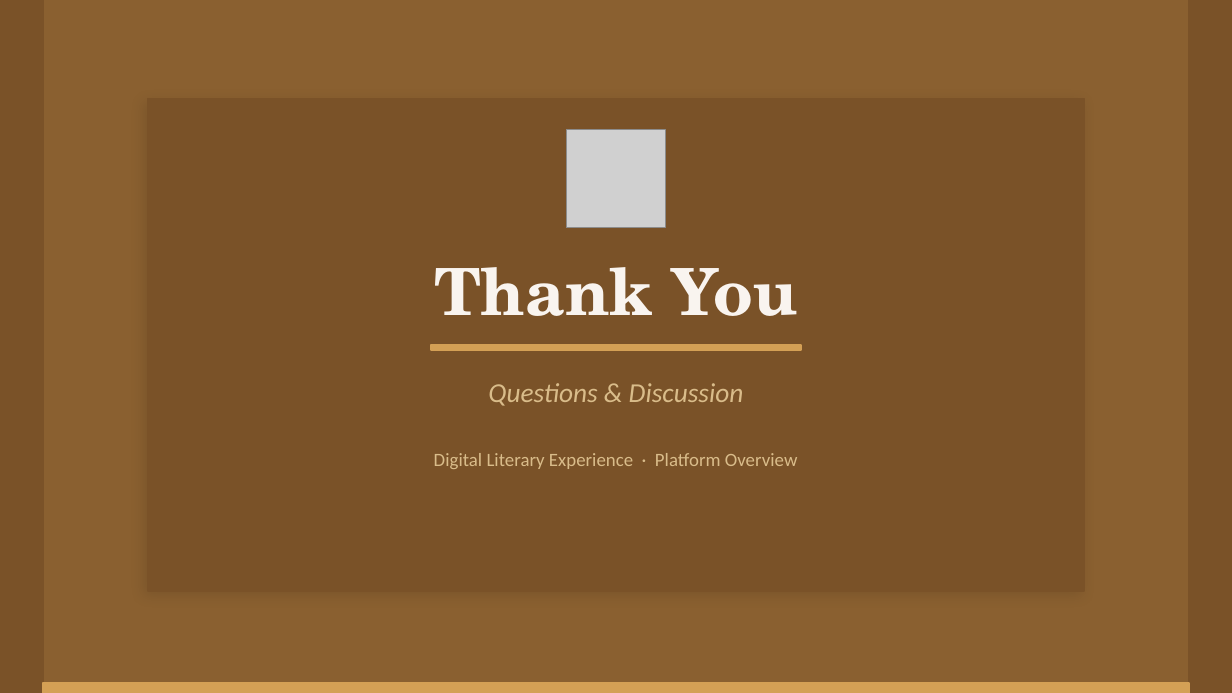
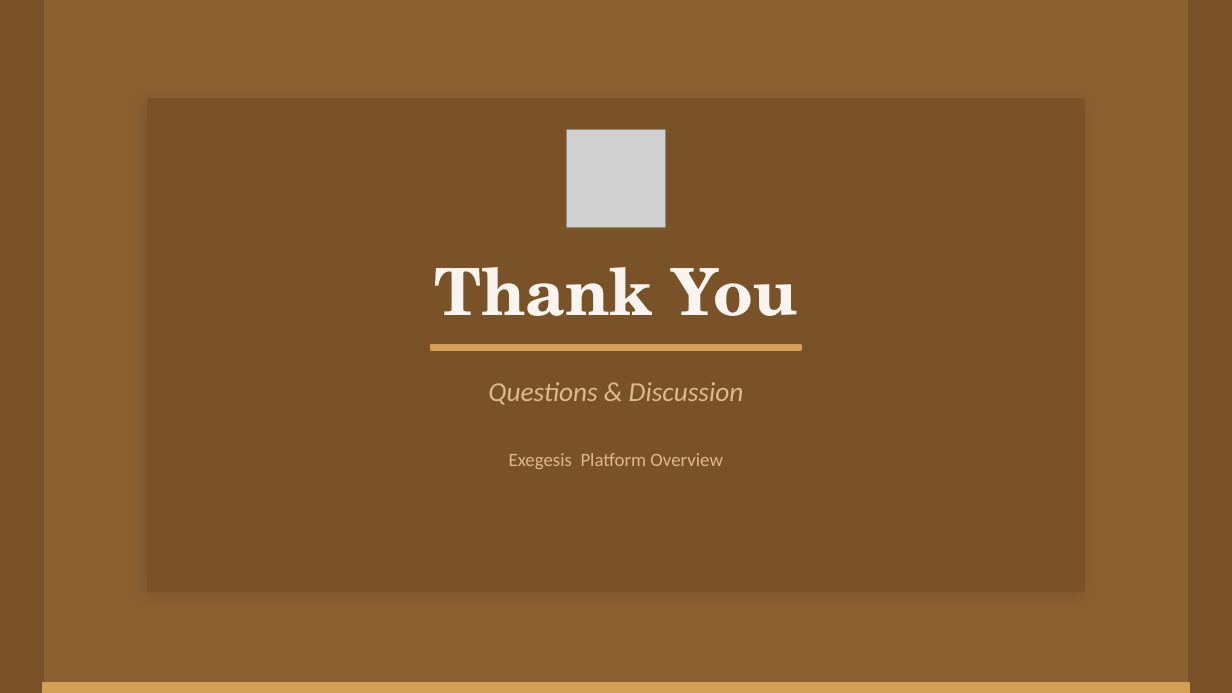
Before and after one commit to hemalchavda123/Digital-Literary-Experience-, a slide deck: slide 6 of DLE_Presentation_v3.pptx (slide 7 before the commit). Drawn at 1232x693 pixels with LibreOffice and Linux fonts; fonts in the diff are those of the drawing; grey boxes stand for pictures. Boxes give left, top, right and bottom in pixels: in the first picture for what was removed or moved away, otherwise in the second. Text is boxed around its words. In the diff, an @@ line names an element or a change of style, - is before the commit and + after.

```diff
--- a/DLE_Presentation_v3.pptx
+++ b/DLE_Presentation_v3.pptx
@@ text at box(509, 453, 723, 469): text changed @@
-Digital Literary Experience · Platform Overview
+Exegesis Platform Overview
```
Also in this commit, not shown: 4 other slides changed, 1 slide added, 2 slides removed, 1 other file.
